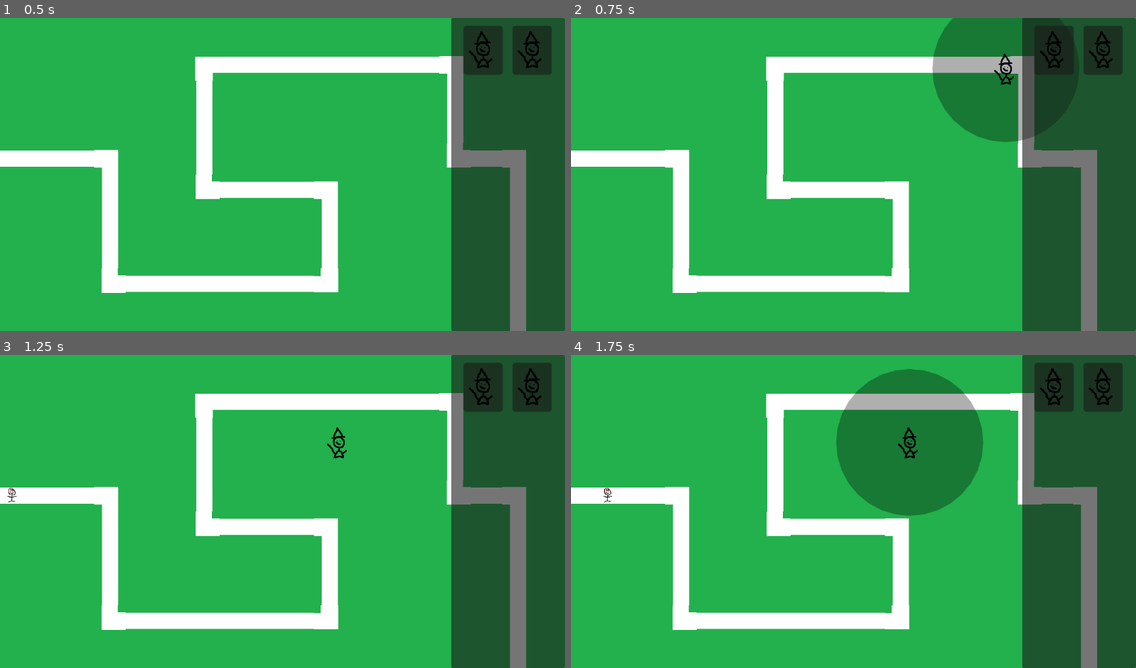
Above: before the commit, frames 1-4 (two rows, left to right).
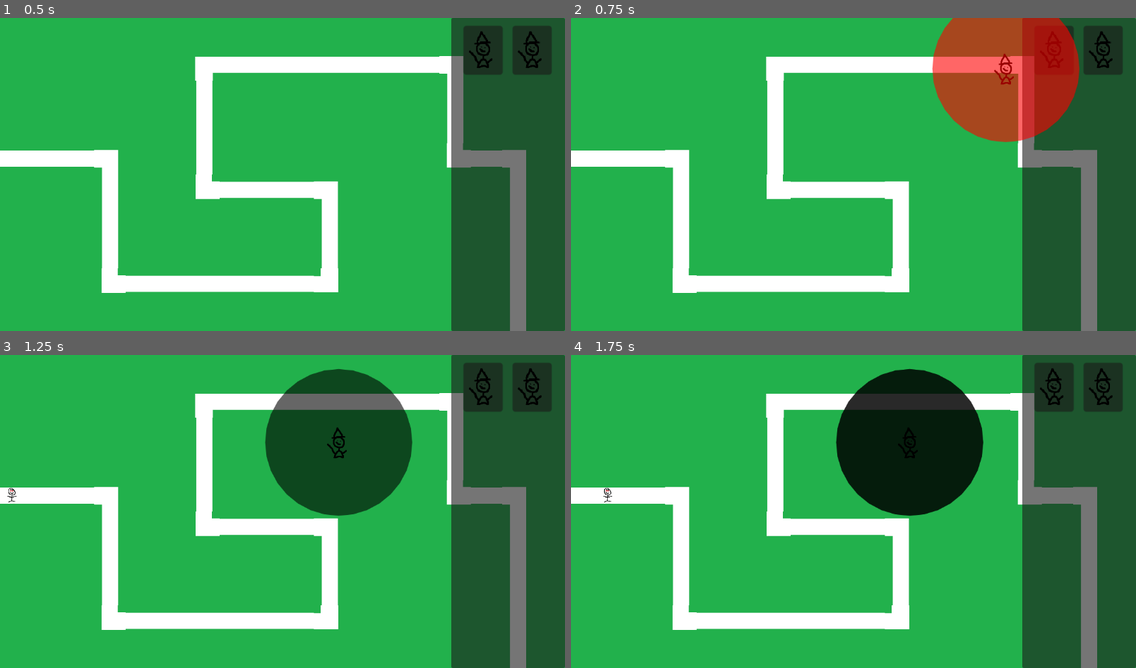
Above: after the commit, the same moments.

Repository: JFraser99/Tower-Defense
Game: Godot game, scene res://Main.tscn
Two runs of this game, one before a commit and one after it. Both use one fixed random seed, a clock stepped at 60 frames per second and the inputs below.
Inputs (mouse positions are in pixels of both pictures, inside the frame that each line leads up to):
- Up to frame 1 (0.5 s): no input
- Up to frame 2 (0.75 s): tap Enter at 0.5 s; drag from (1056, 49) to (910, 105) at 0.52 s
- Up to frame 3 (1.25 s): no input
- Up to frame 4 (1.75 s): drag from (1102, 386) to (910, 442) at 1.27 s

Frame 1 is identical in both runs. In frame 2, 8.7% of the frame differs, in the area x 64-90%, y 0-40%; in frame 3, 9.5%, in the area x 46-73%, y 4-52%; in frame 4, 9.5%.

Commit message:
Improved tower placement

Diff:
--- a/Assets/Towers/Panel_Mage.gd
+++ b/Assets/Towers/Panel_Mage.gd
@@ -3,34 +3,46 @@
 
 @onready var tower = preload("res://Assets/Towers/Tower_Mage.tscn")
 var currTile
-@onready var tempTowersPath = get_tree().get_root().get_node("Main/TempTowers")
+#@onready var tempTowersPath = get_tree().get_root().get_node("Main/TempTowers")
 @onready var towersPath = get_tree().get_root().get_node("Main/Towers")
 var canAddAnother: bool = true
 
+func _process(_delta):
+	if get_child_count() > 1:
+		get_child(1).global_position = get_global_mouse_position()
+
+		var mapPath = get_tree().get_root().get_node("Main/TileMap")
+		var tile = mapPath.local_to_map(get_global_mouse_position())
+		currTile = mapPath.get_cell_atlas_coords(0, tile, false)
+		if currTile == Vector2i(0,0):
+			get_child(1).get_node("Area").modulate = Color(0,0,0,0.6)
+		else:
+			get_child(1).get_node("Area").modulate = Color(255,0,0,0.6)
+
+func _unhandled_input(event):
+	if event is InputEventMouseButton and event.button_index == MOUSE_BUTTON_LEFT:
+		if get_child_count() > 1 and currTile == Vector2i(0,0):
+			get_child(1).queue_free()
+
+			var tempTower = tower.instantiate()
+			towersPath.add_child(tempTower)
+			tempTower.global_position = event.global_position
+			tempTower.get_node("Area").hide()
+			canAddAnother = true
+
 func _on_gui_input(event):
-	if event is InputEventMouseMotion:
-		# Left Click Down Drag
-		if tempTowersPath.get_child_count() > 0:
-			tempTowersPath.get_child(0).global_position = event.global_position
-	elif event is InputEventMouseButton:
+	if event is InputEventMouseButton:
 		if event.button_index == MOUSE_BUTTON_LEFT:
-			if event.button_mask == 0 and tempTowersPath.get_child_count() > 0:
-				# Left Click Up
-				tempTowersPath.get_child(0).queue_free()
-
+			if canAddAnother and event.button_mask == 1:
+				# Left Click Down
+				print("left click down")
 				var tempTower = tower.instantiate()
-				towersPath.add_child(tempTower)
-				tempTower.global_position = event.global_position
-				tempTower.get_node("Area").hide()
-				canAddAnother = true
-			elif canAddAnother and event.button_mask == 1:
-				# Left Click Down
-				var tempTower = tower.instantiate()
-				tempTowersPath.add_child(tempTower)
-				tempTowersPath.get_child(0).global_position = event.global_position
+				add_child(tempTower)
+				get_child(1).global_position = event.global_position
 				tempTower.process_mode = Node.PROCESS_MODE_DISABLED
+				tempTower.scale = Vector2(0.5,0.5)
 				canAddAnother = false
 		else:
-			if tempTowersPath.get_child_count() > 0:
-				tempTowersPath.get_child(0).queue_free()
+			if get_child_count() > 1:
+				get_child(1).queue_free()
 				canAddAnother = true
--- a/Main.tscn
+++ b/Main.tscn
@@ -22,7 +22,7 @@
 
 [node name="Main" type="Node2D"]
 
-[node name="Ground" type="TileMap" parent="."]
+[node name="TileMap" type="TileMap" parent="."]
 tile_set = SubResource("TileSet_gvucb")
 format = 2
 layer_0/tile_data = PackedInt32Array(0, 0, 0, 65536, 0, 0, 131072, 0, 0, 196608, 0, 0, 262144, 65536, 0, 262145, 65536, …(2537 unchanged characters)…
